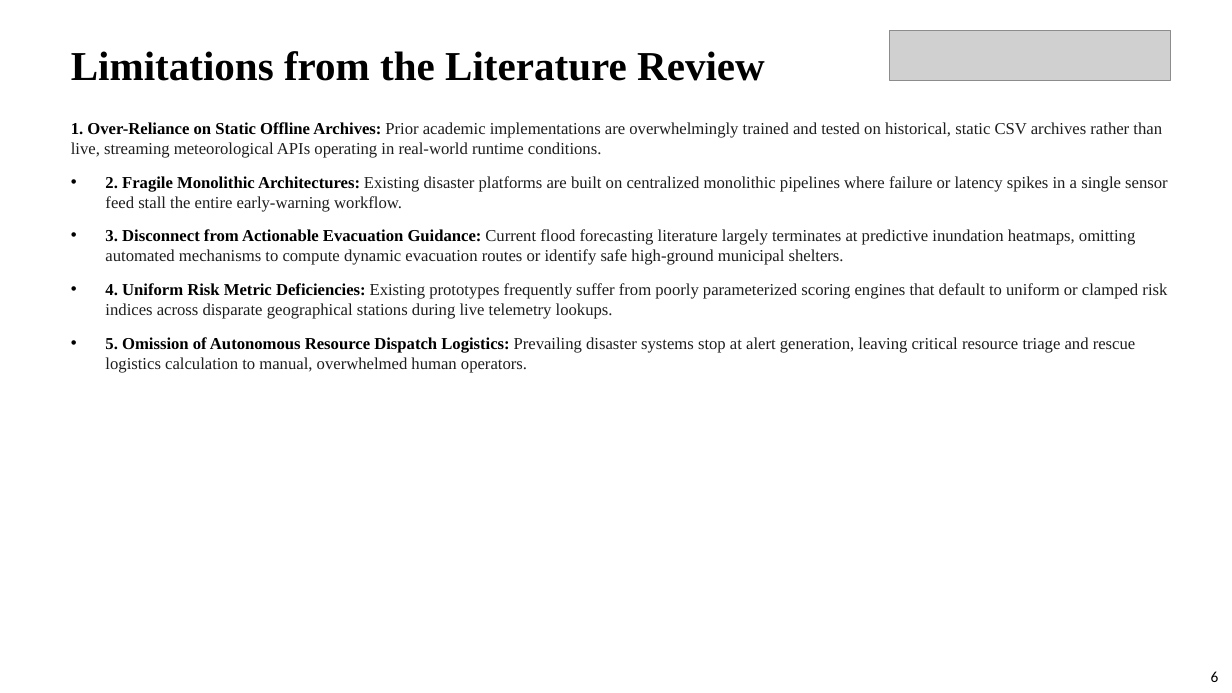
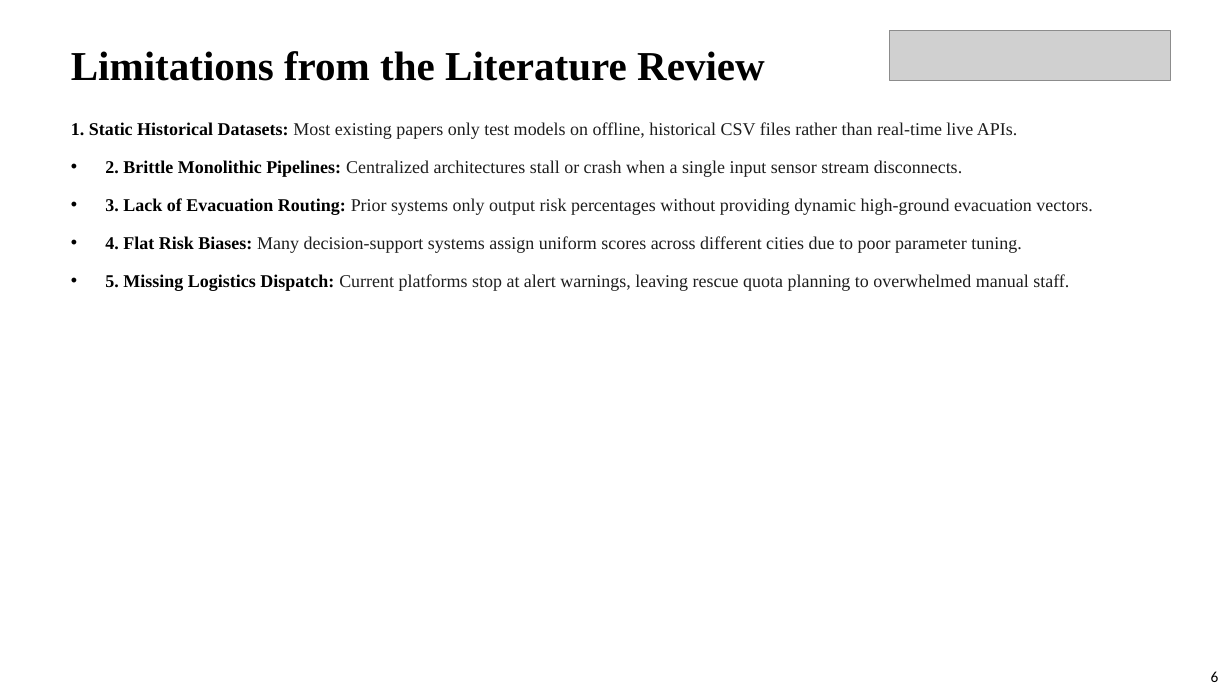
Before and after one commit to Prajwalbaligidad/floodGuard, a slide deck: slide 6 of Design_Project_Presentation_MultiAgent_AI.pptx. Drawn at 1232x693 pixels with LibreOffice and Linux fonts; fonts in the diff are those of the drawing; grey boxes stand for pictures. Boxes give left, top, right and bottom in pixels: in the first picture for what was removed or moved away, otherwise in the second. Text is boxed around its words. In the diff, an @@ line names an element or a change of style, - is before the commit and + after.

```diff
--- a/Design_Project_Presentation_MultiAgent_AI.pptx
+++ b/Design_Project_Presentation_MultiAgent_AI.pptx
@@ text at bbox=[71, 122, 1092, 291]: text changed; size 13 to 14 pt @@
-1. Over-Reliance on Static Offline Archives: Prior academic implementations are overwhelmingly trained and tested on historical, static CSV archives rather than live, streaming meteorological APIs operating in real-world runtime conditions.
-• 2. Fragile Monolithic Architectures: Existing disaster platforms are built on centralized monolithic pipelines where failure or latency spikes in a single sensor feed stall the entire early-warning workflow.
-• 3. Disconnect from Actionable Evacuation Guidance: Current flood forecasting literature largely terminates at predictive inundation heatmaps, omitting automated mechanisms to compute dynamic evacuation routes or identify safe high-ground municipal shelters.
-• 4. Uniform Risk Metric Deficiencies: Existing prototypes frequently suffer from poorly parameterized scoring engines that default to uniform or clamped risk indices across disparate geographical stations during live telemetry lookups.
-• 5. Omission of Autonomous Resource Dispatch Logistics: Prevailing disaster systems stop at alert generation, leaving critical resource triage and rescue logistics calculation to manual, overwhelmed human operators.
+1. Static Historical Datasets: Most existing papers only test models on offline, historical CSV files rather than real-time live APIs.
+• 2. Brittle Monolithic Pipelines: Centralized architectures stall or crash when a single input sensor stream disconnects.
+• 3. Lack of Evacuation Routing: Prior systems only output risk percentages without providing dynamic high-ground evacuation vectors.
+• 4. Flat Risk Biases: Many decision-support systems assign uniform scores across different cities due to poor parameter tuning.
+• 5. Missing Logistics Dispatch: Current platforms stop at alert warnings, leaving rescue quota planning to overwhelmed manual staff.
```
Also in this commit, not shown: 19 other slides changed, 5 other files.
